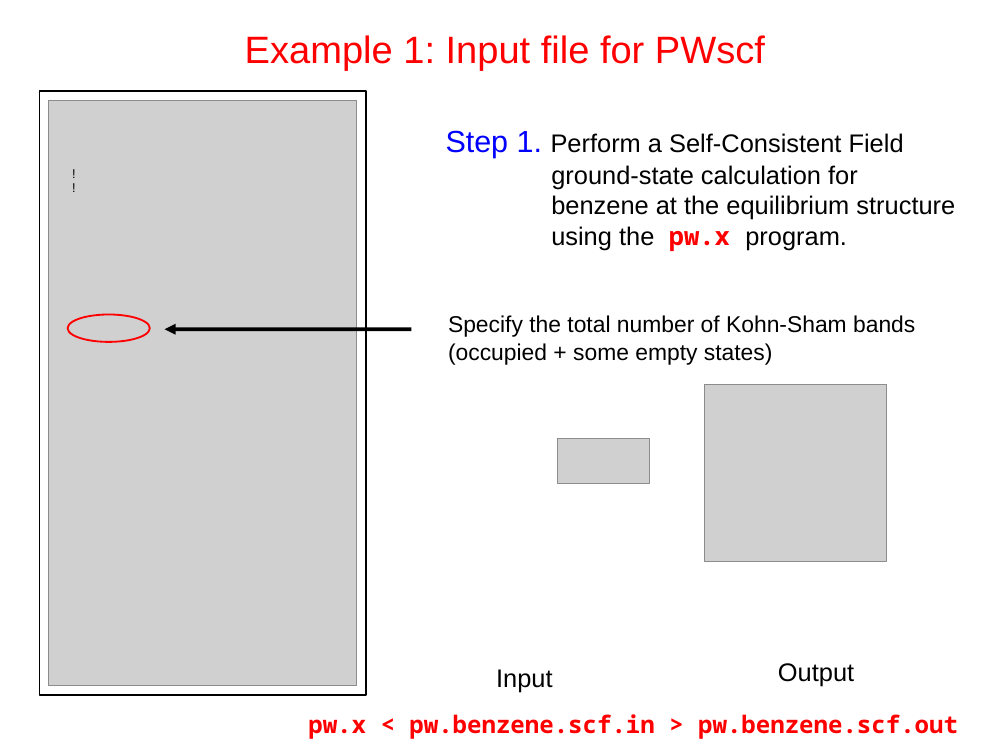
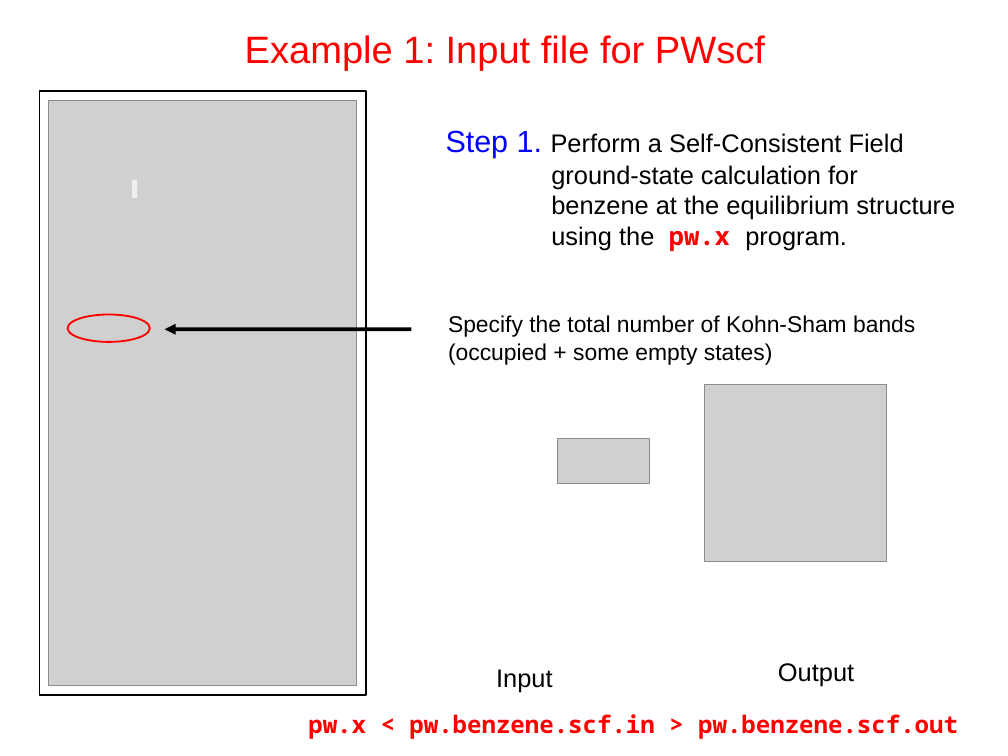
Before and after one commit to thepranab/materials-for-max-qe2021-online-school, a slide deck: slide 7 of slides.sources/handson-day6.odp. Drawn at 1008x756 pixels with LibreOffice and Linux fonts; fonts in the diff are those of the drawing; grey boxes stand for pictures. Boxes give left, top, right and bottom in pixels: in the first picture for what was removed or moved away, otherwise in the second. Text is boxed around its words. In the diff, an @@ line names an element or a change of style, - is before the commit and + after.

```diff
--- a/slides.sources/handson-day6.odp
+++ b/slides.sources/handson-day6.odp
@@ text removed at [63, 161, 88, 196] @@
-!
@@ text removed at [63, 176, 88, 210] @@
-!
@@ rectangle added at [132, 179, 137, 198], fill #EEEEEE @@
```
Also in this commit, not shown: 12 other slides changed, 12 other files.
